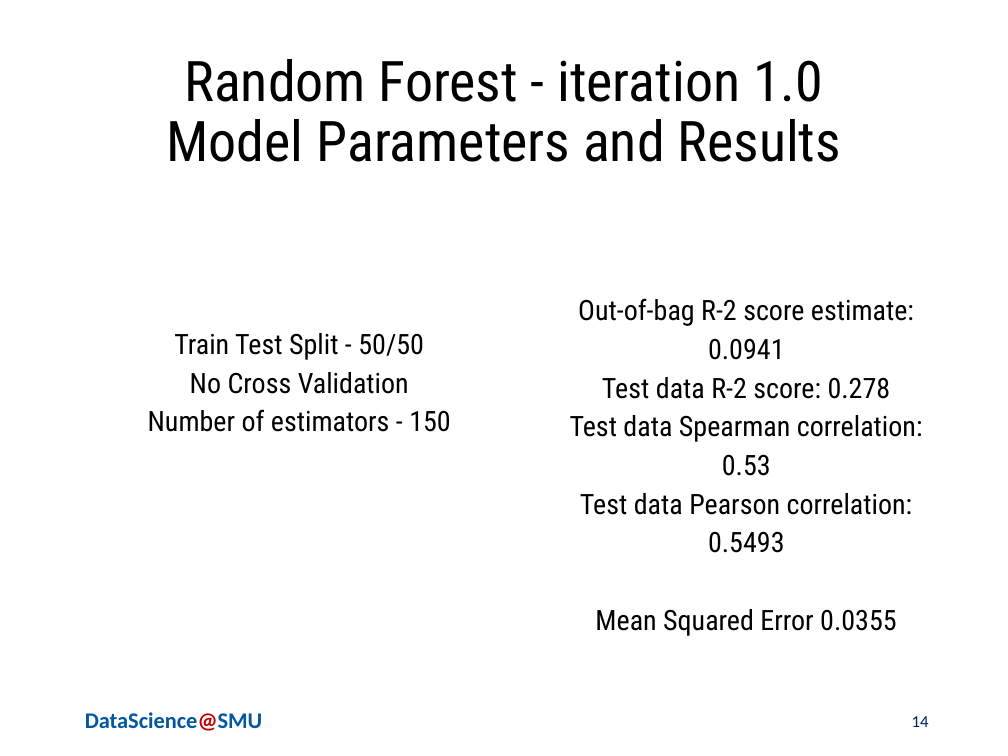
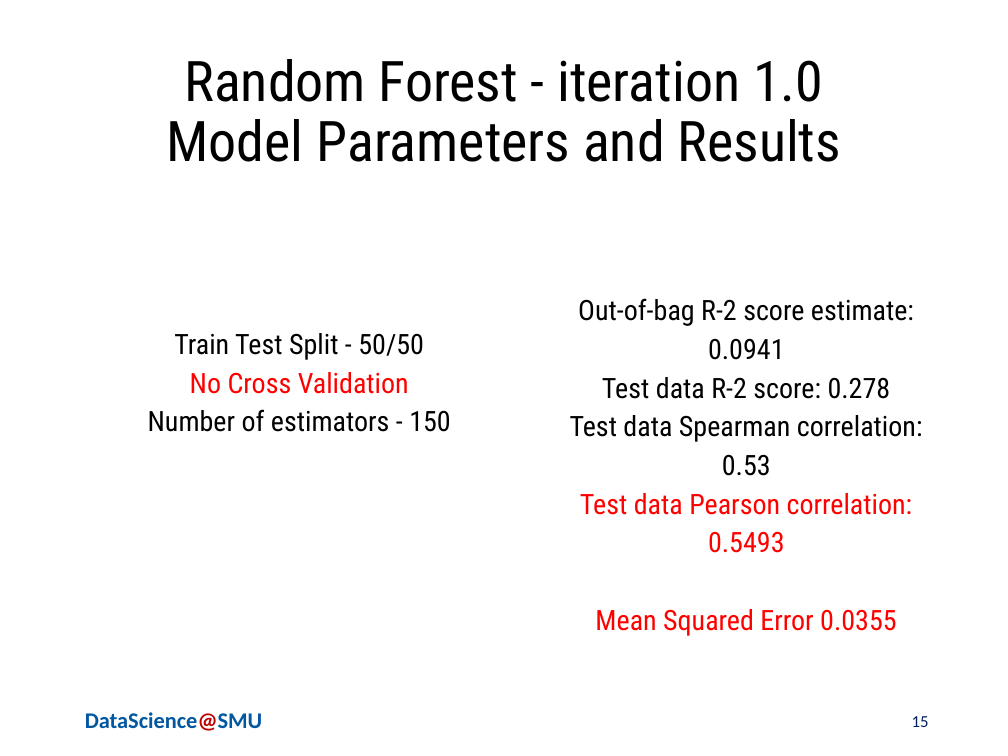
Before and after one commit to ChiruGit/Capstone, a slide deck: slide 15 of PoliticalProfiling-NLP+FeatureEngg-MSDSSMU-Fall2018.pptx (slide 14 before the commit). Drawn at 1008x756 pixels with LibreOffice and Linux fonts; fonts in the diff are those of the drawing; background and template pictures are left out. Boxes give left, top, right and bottom in pixels: in the first picture for what was removed or moved away, otherwise in the second. Text is boxed around its words. In the diff, an @@ line names an element or a change of style, - is before the commit and + after.

```diff
--- a/PoliticalProfiling-NLP+FeatureEngg-MSDSSMU-Fall2018.pptx
+++ b/PoliticalProfiling-NLP+FeatureEngg-MSDSSMU-Fall2018.pptx
@@ text "Out-of-bag R-2 score estimate: 0.0941 ..." at <box>570,298,923,636</box>: text colour #000000 to #FF0000 in "Test data Pearson correlation: 0.5493", "Mean Squared Error 0.0355" @@
@@ text at <box>190,372,409,394</box>: text colour #000000 to #FF0000 in "No Cross Validation" @@
@@ page number at <box>912,716,929,727</box>: text changed @@
-14
+15
```
Also in this commit, not shown: 6 other slides changed, 1 slide added, 1 slide removed.
